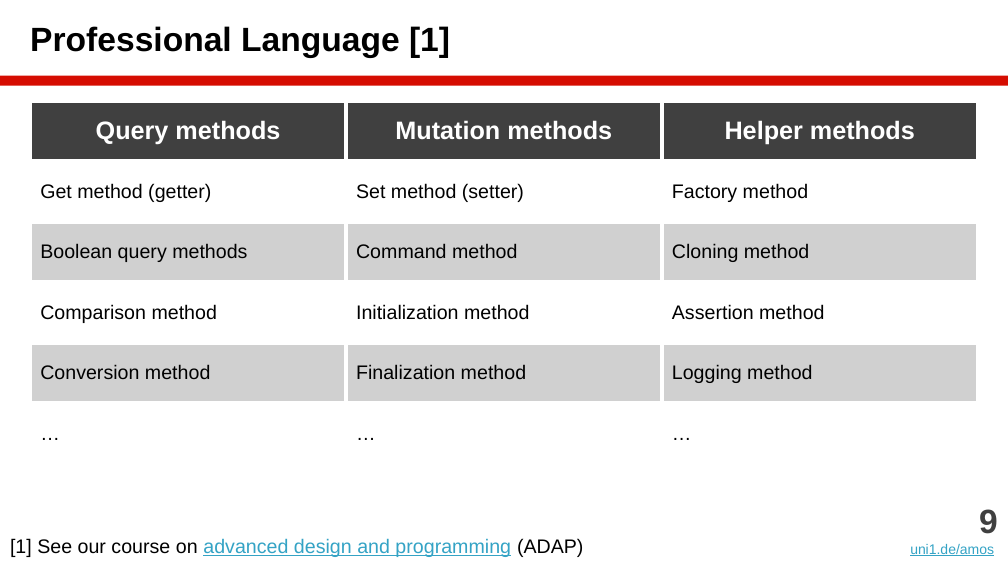
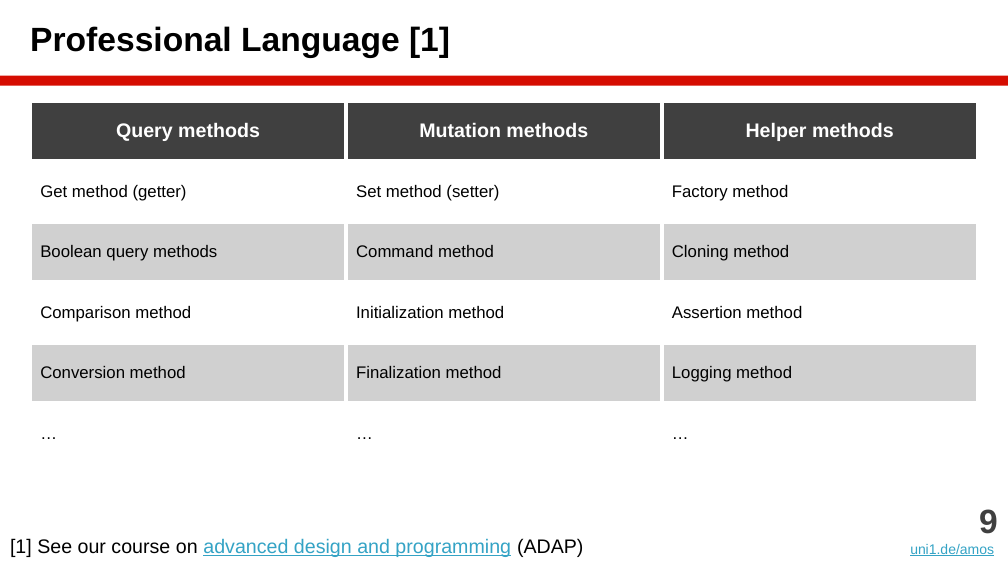
Before and after one commit to dirkriehle/amos-course, a slide deck: slide 9 of Lecture slides/AMOS B05 - Agile Programming.pptx. Drawn at 1008x567 pixels with LibreOffice and Linux fonts; fonts in the diff are those of the drawing. Boxes give left, top, right and bottom in pixels: in the first picture for what was removed or moved away, otherwise in the second. Text is boxed around its words. In the diff, an @@ line names an element or a change of style, - is before the commit and + after.

```diff
--- a/Lecture slides/AMOS B05 - Agile Programming.pptx
+++ b/Lecture slides/AMOS B05 - Agile Programming.pptx
@@ table at <box>30,101,977,431</box> @@
@@ size 18 to 14 pt in "Query methods", "Mutation methods", "Helper methods" @@
@@ size 14 to 12 pt in "Get method (getter)", "Set method (setter)", "Factory method", "Boolean query methods" and 11 more places @@
```
Also in this commit, not shown: 1 other slide changed, 15 other files.
